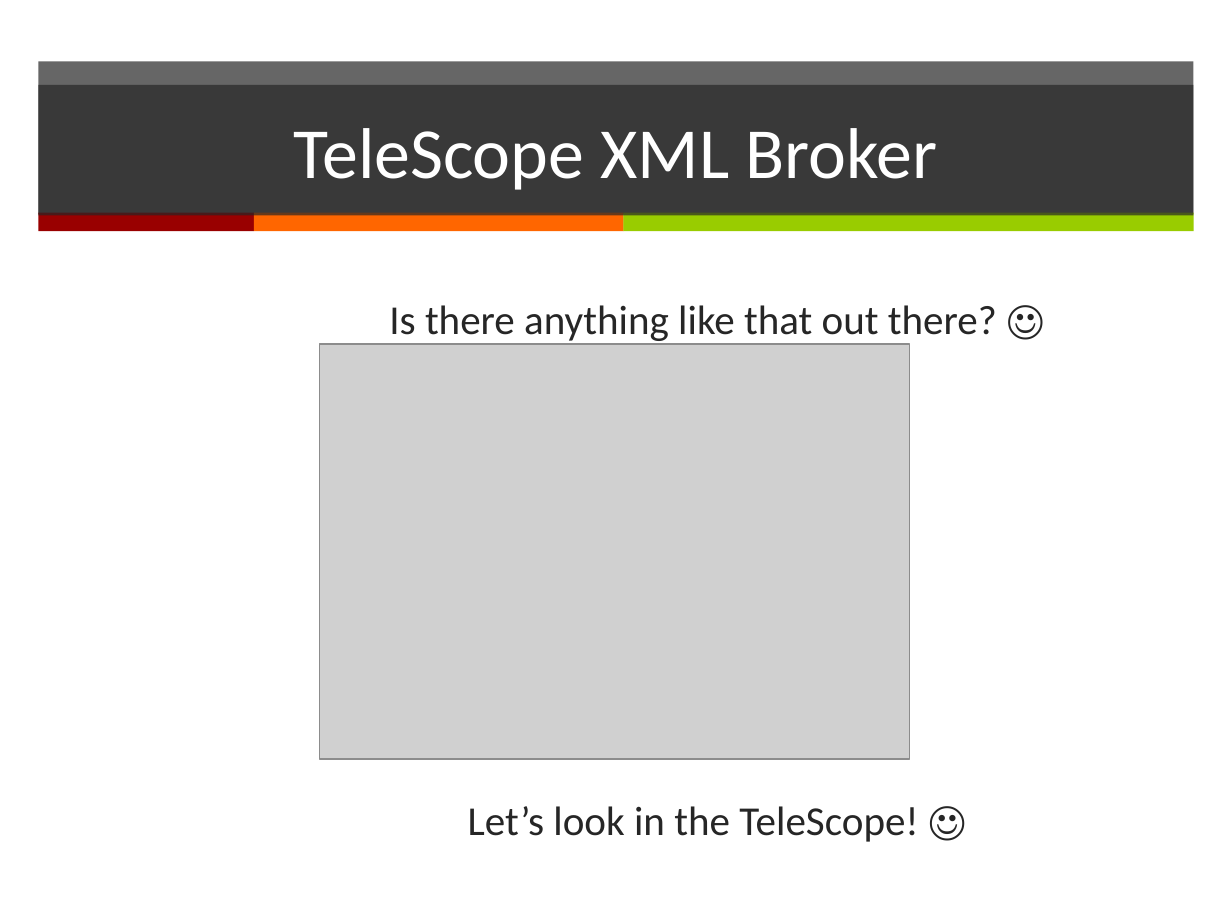
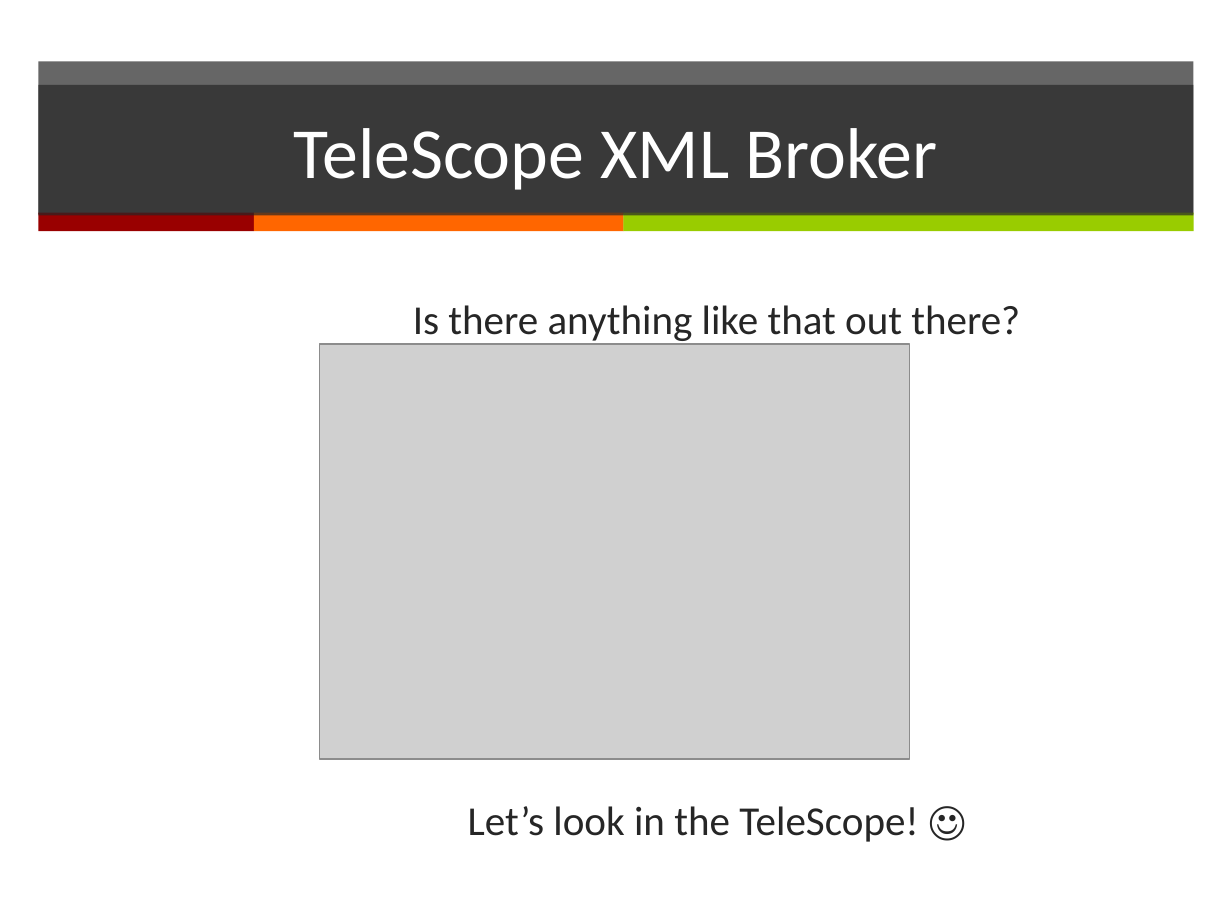
Before and after one commit to kirillbelyaev/telescope, a slide deck: slide 13 of doc/TeleScope.pptx. Drawn at 1232x924 pixels with LibreOffice and Linux fonts; fonts in the diff are those of the drawing; grey boxes stand for pictures. Boxes give left, top, right and bottom in pixels: in the first picture for what was removed or moved away, otherwise in the second. Text is boxed around its words. In the diff, an @@ line names an element or a change of style, - is before the commit and + after.

```diff
--- a/doc/TeleScope.pptx
+++ b/doc/TeleScope.pptx
@@ text at [413, 305, 1020, 345]: text changed @@
-Is there anything like that out there? ☺
+Is there anything like that out there?
```
Also in this commit, not shown: 12 other slides changed.
